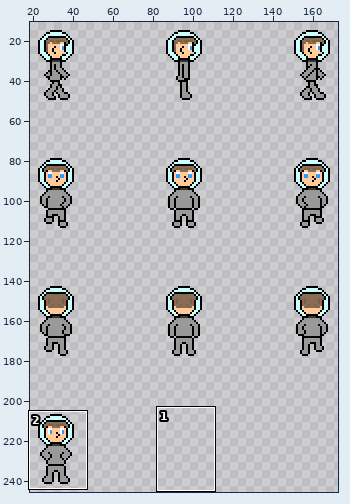
Sprite sheet, stored at asset-src/SpaceHumanSpritesheet.png. The picture above shows the old version from afar; the outline marks the close-up.
Close-up. The starting point:
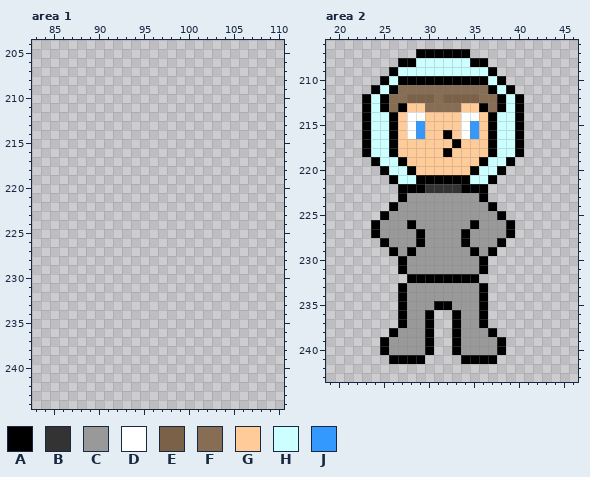
The file is 192x256 pixels. Colours within 5 levels of each other are drawn and written as one. Shown: area 1: x 83..110, y 204..244; area 2: x 19..46, y 206..243. The wide view leaves out empty margins.
Palette (. is transparent): A #000000  B #333333  C #999999  D #ffffff  E #7b6148  F #876d53  G #ffcc99  H #ccffff  J #3399ff
Pixels before, area 2, first column x 23:
207 ......AAAAAA......
208 ....AAHHHHHHAA....
209 ...AHHHHHHHHHHA...
210 ..AHAAAAAAAAAAHA..
211 .AHAFFFFFFFFFFAHA.
212 AHAFFEEEFEEEEFFAHA
213 AHAFAGGFFFFGGAFAHA
214 AHHAGDDGGGGDDGAHHA
215 AHHAGDJGGGGDJGAHHA
216 AHHAGDJGGAGDJGAHHA
217 AHHAGGGGGGAGGGAHHA
218 AHHAGGGGGAGGGGAHHA
219 .AHHAGGGGGGGGAHHA.
220 ..AHHAGGGGGGAHHA..
221 ...AHHAAAAAAHHA...
222 ....AAABBBBAAA....
223 ....ACCCCCCCCA....
224 ...ACCCCCCCCCCA...
225 ..ACCCCCCCCCCCCA..
226 .ACCCACCCCCCACCCA.
227 .ACCCCACCCCACCCCA.
228 ..ACCCACCCCACCCA..
229 ...ACACCCCCCACA...
230 ....ACCCCCCCCA....
231 ....ACCCCCCCCA....
232 .....AAAAAAAA.....
233 ....ACCCCCCCCA....
234 ....ACCCCCCCCA....
235 ....ACCCAACCCA....
236 ....ACCA..ACCA....
237 ....ACCA..ACCA....
238 ...ACCCA..ACCCA...
239 ..ACCCCA..ACCCCA..
240 ..ACCCCA..ACCCCA..
241 ...AAAA....AAAA...
The result:
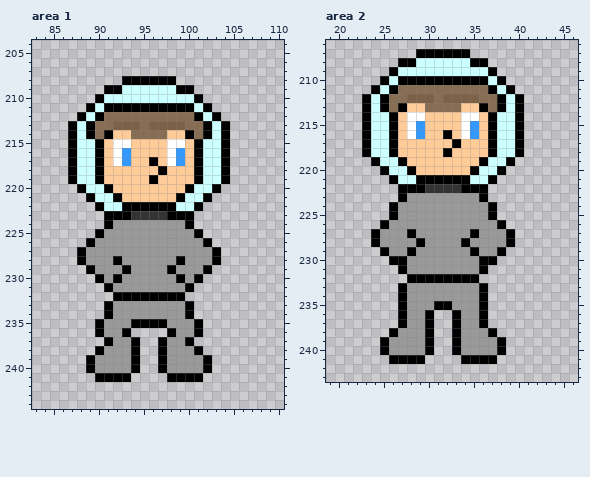
Message: Added Animation frame to SpaceHuman.
Edits made:
Changed rows in their new state; - is an unchanged pixel.
Area 1:
first column x 87:
208 ------AAAAAA------
209 ----AAHHHHHHAA----
210 ---AHHHHHHHHHHA---
211 --AHAAAAAAAAAAHA--
212 -AHAFFFFFFFFFFAHA-
213 AHAFFEEEFEEEEFFAHA
214 AHAFAGGFFFFGGAFAHA
215 AHHAGDDGGGGDDGAHHA
216 AHHAGDJGGGGDJGAHHA
217 AHHAGDJGGAGDJGAHHA
218 AHHAGGGGGGAGGGAHHA
219 AHHAGGGGGAGGGGAHHA
220 -AHHAGGGGGGGGAHHA-
221 --AHHAGGGGGGAHHA--
222 ---AHHAAAAAAHHA---
223 ----AAABBBBAAA----
224 ----ACCCCCCCCA----
225 ---ACCCCCCCCCCA---
226 --ACCCCCCCCCCCCA--
227 -ACCCCCCCCCCCCCCA-
228 -ACCCACCCCCCACCCA-
229 --ACCCACCCCACCCA--
230 ---ACACCCCCCACA---
231 ----ACCCCCCCCA----
232 -----AAAAAAAA-----
233 ----ACCCCCCCCA----
234 ----ACCCCCCCCA----
235 ---ACCCAAAACCCA---
236 ---ACCA----ACCA---
237 ----ACCA--ACCA----
238 ---ACCCA--ACCCA---
239 --ACCCCA--ACCCCA--
240 --ACCCCA--ACCCCA--
241 ---AAAA----AAAA---
Area 2:
first column x 24:
225 -.A----------A.-
226 .A--C------C--A.
227 ----AC----CA----
228 AC------------CA
229 -AC----------CA-
230 --A----------A--
Changed places in both close-ups, as pixel boxes (x1, y1, x2, y2):
added: (68, 76, 230, 382)
changed: (371, 211, 425, 265)
changed: (461, 211, 515, 265)
